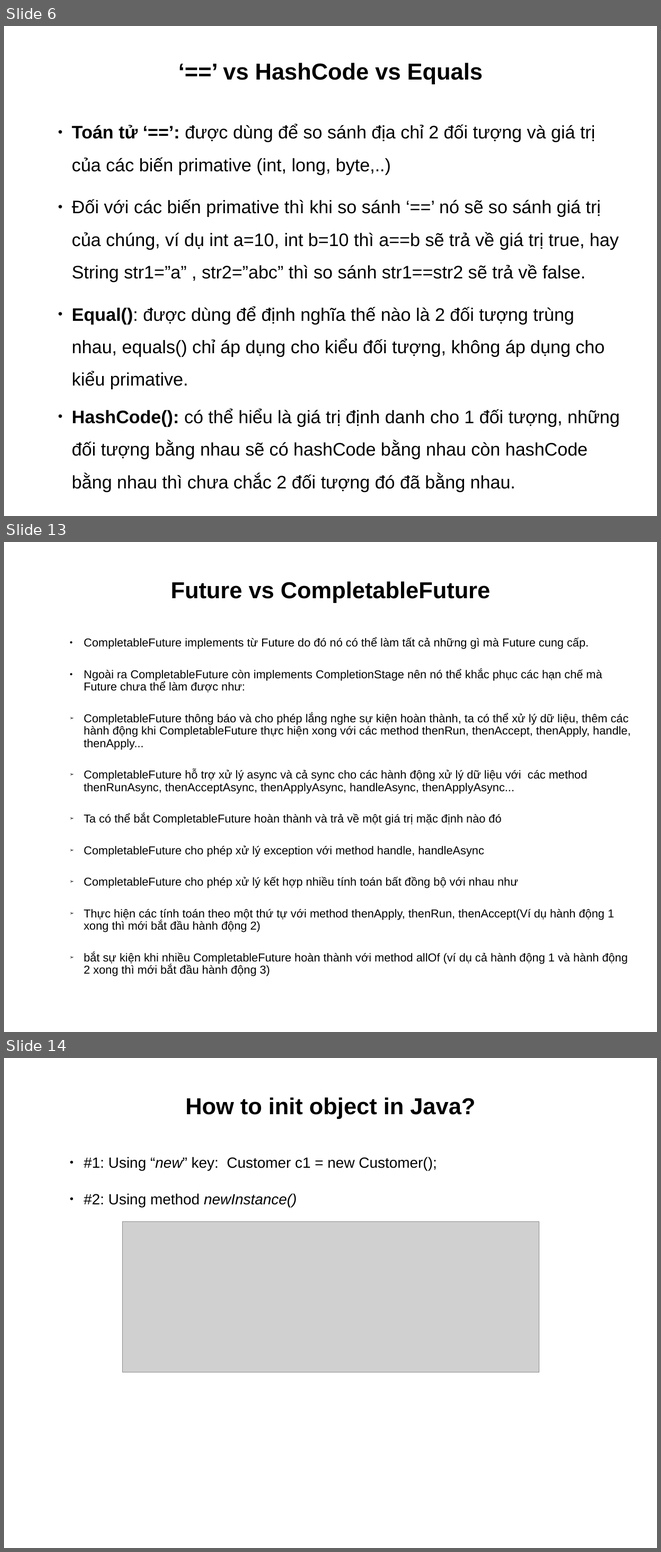
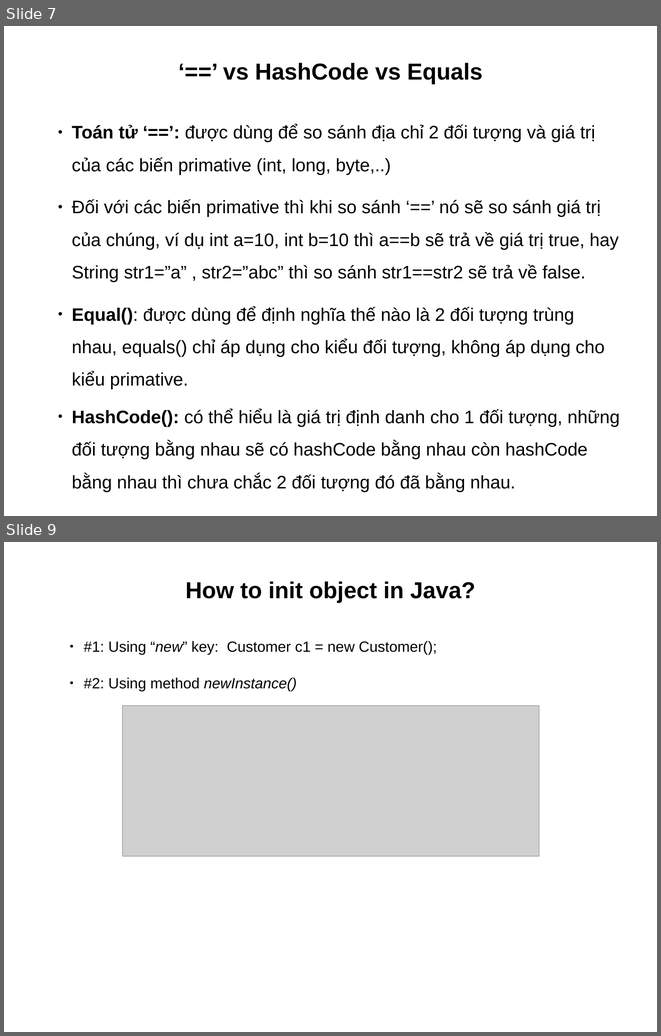
Before and after one commit to truongphan/documents, a slide deck: JavaCore.pptx. Shown one above the other, each under a label of ours: slides 6, 13 and 14 before the commit, slides 7 and 9 after it; the slides between them are not shown. The pictures are 661x1552 and 661x1036 pixels, drawn with LibreOffice and Linux fonts; fonts in the diff are those of the drawing; grey boxes stand for pictures. Boxes give left, top, right and bottom in pixels: in the first picture for what was removed or moved away, otherwise in the second. Text is boxed around its words. In the diff, an @@ line names an element or a change of style, - is before the commit and + after.

```diff
--- a/JavaCore.pptx
+++ b/JavaCore.pptx
@@ slide 13 removed at (4,542,657,1032), background #FFFFFF @@
@@ text removed at (171,581,490,603) @@
-Future vs CompletableFuture
@@ text removed at (84,637,630,976) @@
-● CompletableFuture implements từ Future do đó nó có thể làm tất cả những gì mà Future cung cấp.
-● Ngoài ra CompletableFuture còn implements CompletionStage nên nó thể khắc phục các hạn chế mà Future chưa thể làm được như:
-➢ CompletableFuture thông báo và cho phép lắng nghe sự kiện hoàn thành, ta có thể xử lý dữ liệu, thêm các hành động khi CompletableFuture thực hiện xong với các method thenRun, thenAccept, thenApply, handle, thenApply...
-➢ CompletableFuture hỗ trợ xử lý async và cả sync cho các hành động xử lý dữ liệu với các method thenRunAsync, thenAcceptAsync, thenApplyAsync, handleAsync, thenApplyAsync...
-➢ Ta có thể bắt CompletableFuture hoàn thành và trả về một giá trị mặc định nào đó
-➢ CompletableFuture cho phép xử lý exception với method handle, handleAsync
-➢ CompletableFuture cho phép xử lý kết hợp nhiều tính toán bất đồng bộ với nhau như
-➢ Thực hiện các tính toán theo một thứ tự với method thenApply, thenRun, thenAccept(Ví dụ hành động 1 xong thì mới bắt đầu hành động 2)
-➢ bắt sự kiện khi nhiều CompletableFuture hoàn thành với method allOf (ví dụ cả hành động 1 và hành động 2 xong thì mới bắt đầu hành động 3)
@@ what was slide 6 is now slide 7 @@
@@ what was slide 14 is now slide 9 @@
```
Also in this commit, not shown: 2 slides changed, 2 slides added, 6 other slides removed, 3 other files.
